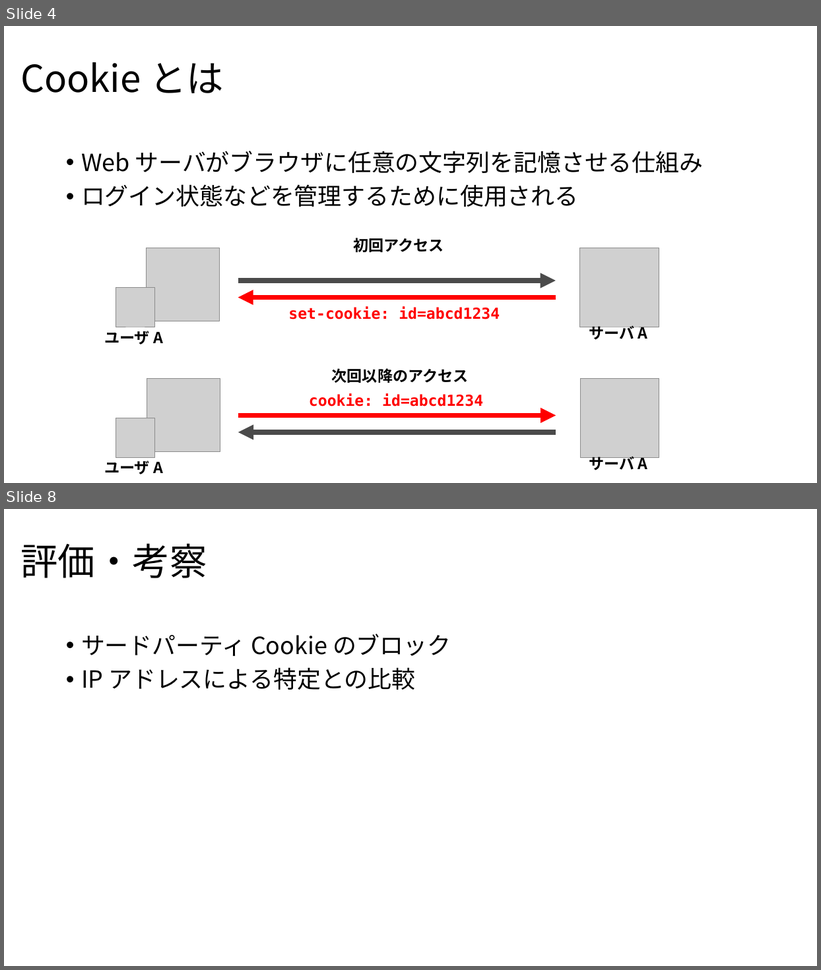
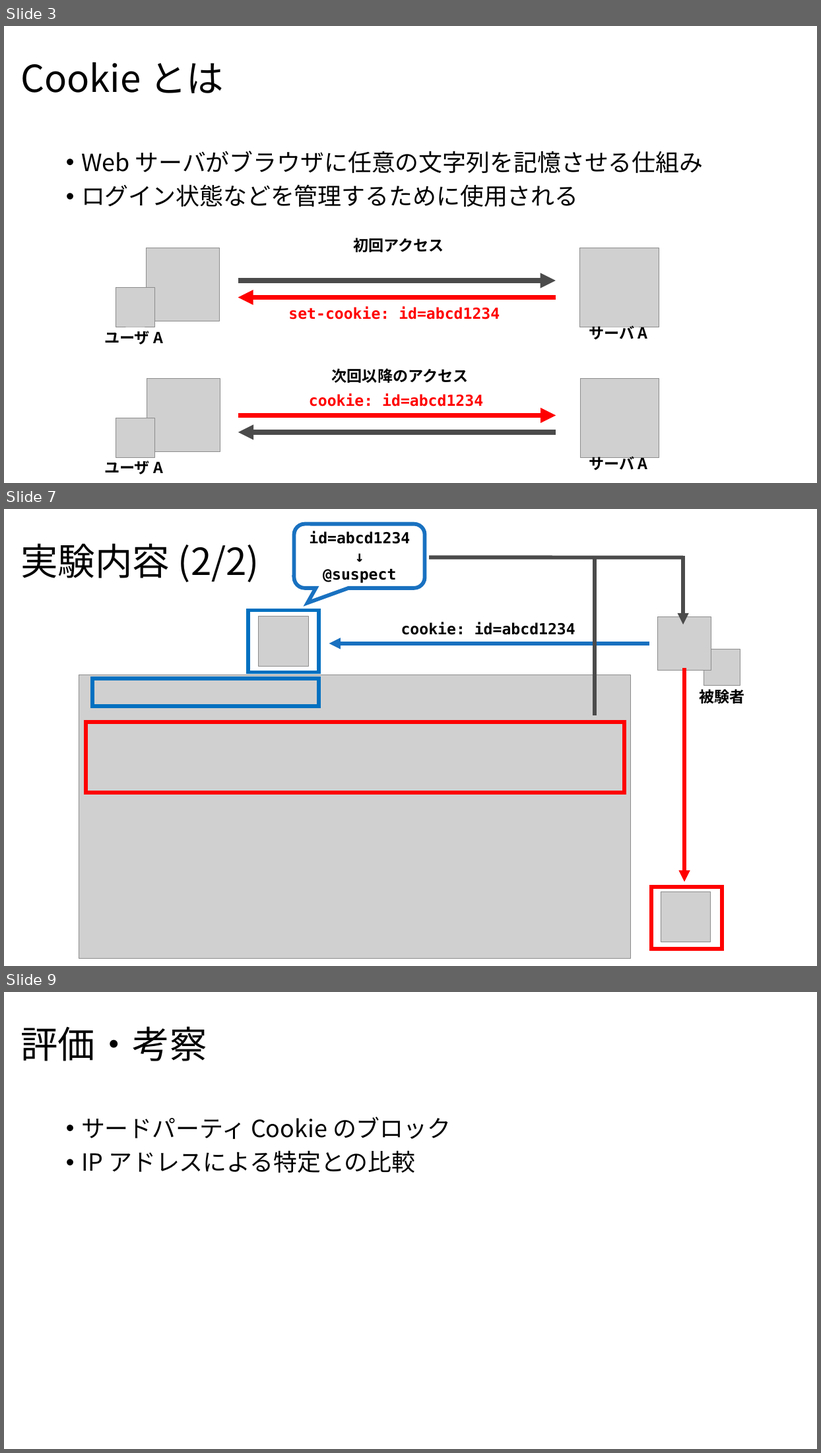
Before and after one commit to noraworld/graduation-thesis, a slide deck: presentation_slides.pptx. Shown one above the other, each under a label of ours: slides 4 and 8 before the commit, slides 3, 7 and 9 after it; the slides between them are not shown. The pictures are 821x970 and 821x1453 pixels, drawn with LibreOffice and Linux fonts; fonts in the diff are those of the drawing; grey boxes stand for pictures. Boxes give left, top, right and bottom in pixels: in the first picture for what was removed or moved away, otherwise in the second. Text is boxed around its words. In the diff, an @@ line names an element or a change of style, - is before the commit and + after.

```diff
--- a/presentation_slides.pptx
+++ b/presentation_slides.pptx
@@ slide 7 added at [4,509,817,966], background #FFFFFF @@
@@ rounded speech box added at [294,524,425,588], outline #1971C0 4.5 pt @@
@@ title added at [20,543,259,582], 44 pt, text #000000 @@
+実験内容 (2/2)
@@ text added at [309,531,410,583], 18 pt, text #000000, bold @@
+id=abcd1234
+↓
+@suspect
@@ line added from (429, 557) to (684, 557), #4B4B4B 4.5 pt @@
@@ line added from (595, 715) to (595, 557), #4B4B4B 4.5 pt @@
@@ arrow added from (684, 556) to (684, 625), #4B4B4B 4.5 pt @@
@@ rectangle added at [248,610,319,673], outline #0070C0 4.5 pt @@
@@ picture added at [258,617,308,666] @@
@@ text added at [401,622,576,635], 18 pt, text #000000, bold @@
+cookie: id=abcd1234
@@ picture added at [658,617,712,671] @@
@@ arrow added from (649, 644) to (329, 644), #1971C0 4.5 pt @@
@@ picture added at [704,650,740,685] @@
@@ picture added at [79,675,630,959] @@
@@ rectangle added at [92,679,319,706], outline #0070C0 4.5 pt @@
@@ arrow added from (684, 668) to (684, 883), #FF0000 4.5 pt @@
@@ text added at [700,687,745,706], 18 pt, text #000000, bold @@
+被験者
@@ rectangle added at [86,722,624,793], outline #FF0000 4.5 pt @@
@@ rectangle added at [652,887,723,949], outline #FF0000 4.5 pt @@
@@ picture added at [661,892,711,942] @@
@@ what was slide 4 is now slide 3 @@
@@ what was slide 8 is now slide 9 @@
```
Also in this commit, not shown: 6 slides changed, 3 other files.
